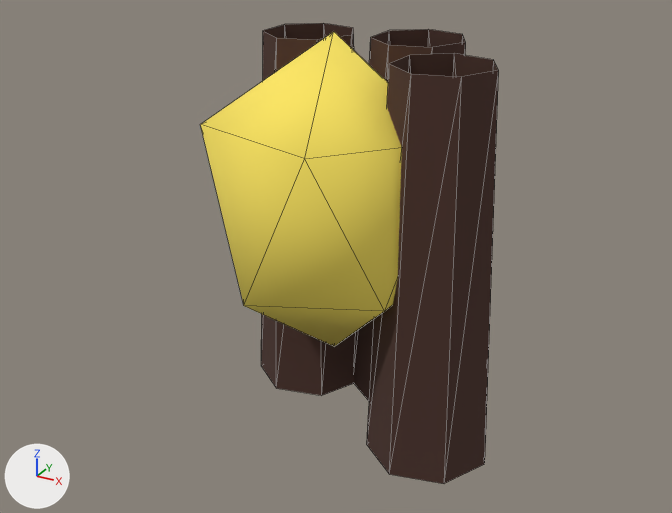
An edit to the glTF model client/assets/camp_fire.glb, drawn before and after from the same camera.
Rendered twice from a 50 mm camera at (0.944, -1.709, 1.04) aimed at (0.012, -0.014, 0.193). The lights are fixed; the arrows at lower left show +X, +Y and +Z. The older version comes first. Mesh edges are drawn as thin lines. Where no turn or scale is listed for an object, it has been applied to the vertices. Vertices at exactly the same position are counted once.

Script lines for the objects in view, before the commit:
```python
me_embers = bpy.data.meshes.new('embers')
me_embers.from_pydata(...)  # 12 vertices, 20 faces; spans x -0.25..0.27, y -0.277..0.241, z -0.369..0.373
me_embers.materials.append(mat_window)  # yellow #fee761
me_log0 = bpy.data.meshes.new('log0')
me_log0.from_pydata(...)  # 14 vertices, 14 faces; spans x -0.129..0.143, y -0.139..0.139, z -0.45..0.45
me_log0.materials.append(mat_wood_dark)  # brown #4a3028
me_log1 = bpy.data.meshes.new('log1')
me_log1.from_pydata(...)  # 14 vertices, 14 faces; spans x -0.129..0.143, y -0.139..0.139, z -0.45..0.45
me_log1.materials.append(mat_wood_dark)  # brown #4a3028
me_log2 = bpy.data.meshes.new('log2')
me_log2.from_pydata(...)  # 14 vertices, 14 faces; spans x -0.129..0.143, y -0.139..0.139, z -0.45..0.45
me_log2.materials.append(mat_wood_dark)  # brown #4a3028
ob_embers = bpy.data.objects.new('embers', me_embers)
ob_embers.location = (0.0, 0.0, 0.32)
ob_log0 = bpy.data.objects.new('log0', me_log0)
ob_log0.location = (0.25, 0.0, 0.2)
ob_log1 = bpy.data.objects.new('log1', me_log1)
ob_log1.location = (0.091, 0.233, 0.2)
ob_log2 = bpy.data.objects.new('log2', me_log2)
ob_log2.location = (-0.167, 0.186, 0.2)
```
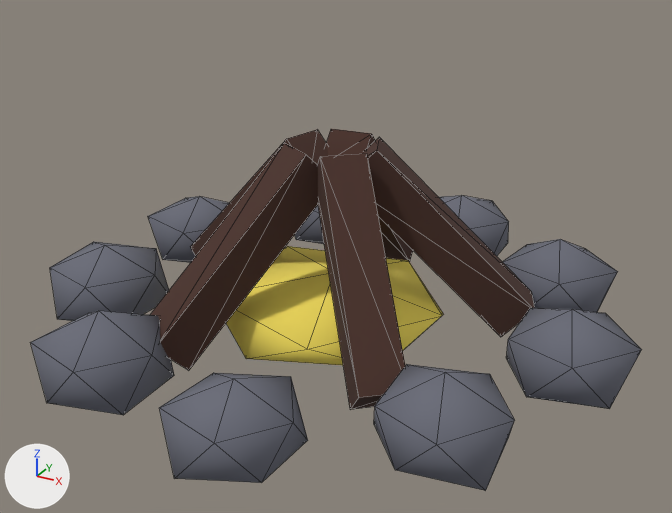
The change, as a list of edits to the scene's bpy script:
```text
Change me_embers:
    remove me_embers.from_pydata(...)  # 12 vertices, 20 faces; spans x -0.25..0.27, y -0.277..0.241, z -0.369..0.373
    add me_embers.from_pydata(...)  # 12 vertices, 20 faces; spans x -0.25..0.27, y -0.277..0.241, z -0.085..0.086
    me_embers part 1: the whole mesh is scaled about the mesh origin by (1, 1, 0.231)
Change me_log0:
    remove me_log0.from_pydata(...)  # 14 vertices, 14 faces; spans x -0.129..0.143, y -0.139..0.139, z -0.45..0.45
    add me_log0.from_pydata(...)  # 8 vertices, 12 faces; spans x -0.05..0.05, y -0.05..0.05, z -0.255..0.255
    me_log0 part 2: the whole mesh is rebuilt
Change me_log1:
    remove me_log1.from_pydata(...)  # 14 vertices, 14 faces; spans x -0.129..0.143, y -0.139..0.139, z -0.45..0.45
    add me_log1.from_pydata(...)  # 8 vertices, 12 faces; spans x -0.05..0.05, y -0.05..0.05, z -0.255..0.255
    me_log1 part 3: the whole mesh is rebuilt
Change me_log2:
    remove me_log2.from_pydata(...)  # 14 vertices, 14 faces; spans x -0.129..0.143, y -0.139..0.139, z -0.45..0.45
    add me_log2.from_pydata(...)  # 8 vertices, 12 faces; spans x -0.05..0.05, y -0.05..0.05, z -0.255..0.255
    me_log2 part 4: the whole mesh is rebuilt
Add me_log4:
    me_log4.from_pydata([(0.133, -0.077, -0.215), (-0.103, 0.195, 0.145), (0.179, -0.13, -0.145), (-0.057, 0.142, 0.215), (0.057, -0.142, -0.215), (-0.179, 0.13, 0.145), (0.103, -0.195, -0.145), (-0.133, 0.077, 0.215)], [], [(0, 1, 3), (0, 3, 2), (2, 3, 7), (2, 7, 6), (6, 7, 5), (6, 5, 4), (4, 5, 1), (4, 1, 0), (2, 6, 4), (2, 4, 0), (7, 3, 1), (7, 1, 5)])
    me_log4.materials.append(mat_wood_dark)  # brown #4a3028
Add me_log3:
    me_log3.from_pydata([(-0.032, -0.15, -0.215), (0.154, 0.159, 0.145), (-0.068, -0.21, -0.145), (0.117, 0.098, 0.215), (-0.117, -0.098, -0.215), (0.068, 0.21, 0.145), (-0.154, -0.159, -0.145), (0.032, 0.15, 0.215)], [], [(0, 1, 3), (0, 3, 2), (2, 3, 7), (2, 7, 6), (6, 7, 5), (6, 5, 4), (4, 5, 1), (4, 1, 0), (2, 6, 4), (2, 4, 0), (7, 3, 1), (7, 1, 5)])
    me_log3.materials.append(mat_wood_dark)  # brown #4a3028
Change ob_embers:
    ob_embers.location: (0.0, 0.0, 0.32) -> (0.0, 0.0, 0.06)
Change ob_log0:
    ob_log0.location: (0.25, 0.0, 0.2) -> (0.221, 0.093, 0.24)
    ob_log0.rotation_euler: (0.0, 0.0, 0.0) -> (0.785, 0.0, -1.171)  # degrees (0, 0, 0) -> degrees (45, 0, -67)
Change ob_log1:
    ob_log1.location: (0.091, 0.233, 0.2) -> (-0.021, 0.239, 0.24)
    ob_log1.rotation_euler: (0.0, 0.0, 0.0) -> (0.785, 0.0, 0.0858)  # degrees (0, 0, 0) -> degrees (45, 0, 4.9)
Change ob_log2:
    ob_log2.location: (-0.167, 0.186, 0.2) -> (-0.234, 0.054, 0.24)
    ob_log2.rotation_euler: (0.0, 0.0, 0.0) -> (0.785, 0.0, 1.342)  # degrees (0, 0, 0) -> degrees (45, 0, 77)
Add ob_stone8:
    ob_stone8 = bpy.data.objects.new('stone8', me_stone8)  # 12 vertices, 20 faces; spans x -0.14..0.133, y -0.14..0.127, z -0.099..0.105; in mat_stone_dark (grey #6a6c78)
    ob_stone8.location = (0.421, -0.354, 0.08)
Add ob_stone7:
    ob_stone7 = bpy.data.objects.new('stone7', me_stone7)  # 12 vertices, 20 faces; spans x -0.123..0.123, y -0.131..0.129, z -0.101..0.096; in mat_stone_dark (grey #6a6c78)
    ob_stone7.location = (0.096, -0.542, 0.08)
Add ob_stone6:
    ob_stone6 = bpy.data.objects.new('stone6', me_stone6)  # 12 vertices, 20 faces; spans x -0.128..0.128, y -0.127..0.134, z -0.111..0.111; in mat_stone_dark (grey #6a6c78)
    ob_stone6.location = (-0.275, -0.476, 0.08)
Add ob_stone5:
    ob_stone5 = bpy.data.objects.new('stone5', me_stone5)  # 12 vertices, 20 faces; spans x -0.146..0.145, y -0.135..0.134, z -0.108..0.097; in mat_stone_dark (grey #6a6c78)
    ob_stone5.location = (-0.517, -0.188, 0.08)
Add ob_stone4:
    ob_stone4 = bpy.data.objects.new('stone4', me_stone4)  # 12 vertices, 20 faces; spans x -0.125..0.135, y -0.138..0.12, z -0.099..0.1; in mat_stone_dark (grey #6a6c78)
    ob_stone4.location = (-0.517, 0.188, 0.08)
Add ob_stone3:
    ob_stone3 = bpy.data.objects.new('stone3', me_stone3)  # 12 vertices, 20 faces; spans x -0.137..0.147, y -0.124..0.131, z -0.099..0.104; in mat_stone_dark (grey #6a6c78)
    ob_stone3.location = (-0.275, 0.476, 0.08)
Add ob_stone2:
    ob_stone2 = bpy.data.objects.new('stone2', me_stone2)  # 12 vertices, 20 faces; spans x -0.123..0.136, y -0.132..0.136, z -0.115..0.098; in mat_stone_dark (grey #6a6c78)
    ob_stone2.location = (0.096, 0.542, 0.08)
Add ob_stone1:
    ob_stone1 = bpy.data.objects.new('stone1', me_stone1)  # 12 vertices, 20 faces; spans x -0.128..0.143, y -0.134..0.127, z -0.097..0.104; in mat_stone_dark (grey #6a6c78)
    ob_stone1.location = (0.421, 0.354, 0.08)
Add ob_stone0:
    ob_stone0 = bpy.data.objects.new('stone0', me_stone0)  # 12 vertices, 20 faces; spans x -0.128..0.145, y -0.135..0.13, z -0.112..0.105; in mat_stone_dark (grey #6a6c78)
    ob_stone0.location = (0.55, 0.0, 0.08)
Add ob_log4:
    ob_log4 = bpy.data.objects.new('log4', me_log4)
    ob_log4.location = (0.157, -0.181, 0.24)
Add ob_log3:
    ob_log3 = bpy.data.objects.new('log3', me_log3)
    ob_log3.location = (-0.124, -0.206, 0.24)
```

Where the change shows, as pixel boxes [x1, y1, x2, y2] in the pictures (672 x 513 px):
'embers', moved, rescaled: before [200, 32, 402, 346]; after [226, 246, 443, 365]
'log0', reshaped, moved, turned: before [367, 54, 499, 484]; after [362, 137, 535, 337]
'log3', added (brown): after [150, 143, 318, 370]
'log4', added (brown): after [318, 154, 405, 410]
'stone8', added: after [374, 364, 514, 491]
'stone7', added: after [159, 373, 308, 483]
'stone6', added: after [30, 311, 174, 415]
'stone0', added: after [506, 308, 642, 409]
'log2', reshaped, moved, turned: before [261, 23, 356, 395]; after [191, 129, 329, 255]
'stone5', added: after [50, 242, 169, 321]
'log1', reshaped, moved, turned: before [354, 29, 466, 401]; after [326, 129, 413, 262]
'stone1', added: after [503, 239, 618, 312]
'stone4', added: after [148, 196, 229, 263]
'stone2', added: after [439, 195, 509, 256]
'stone3', added: after [295, 205, 324, 244]
